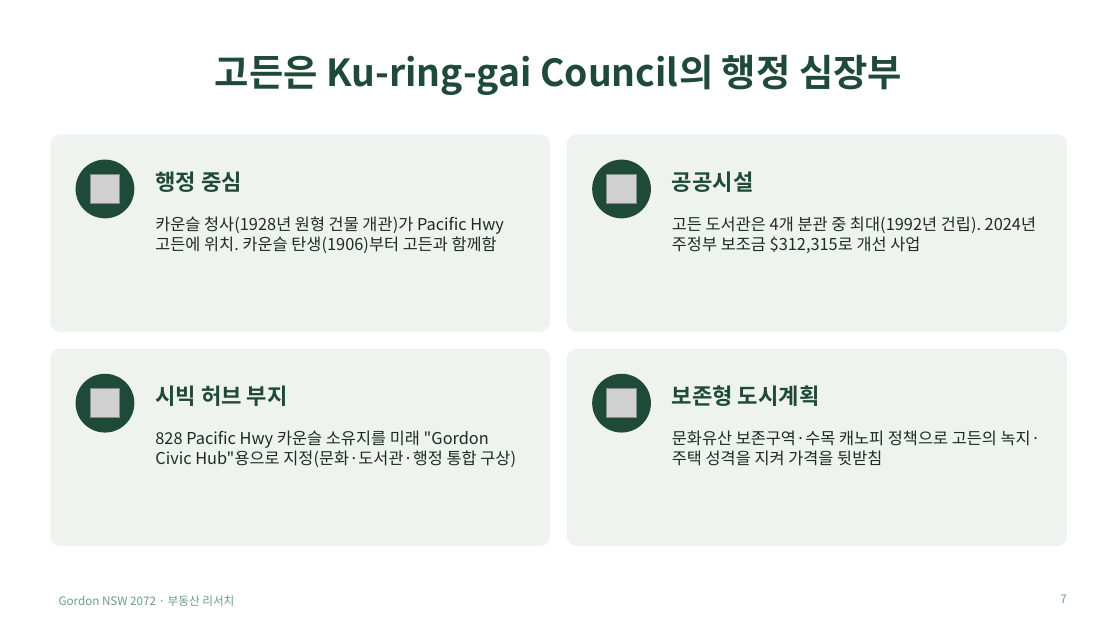
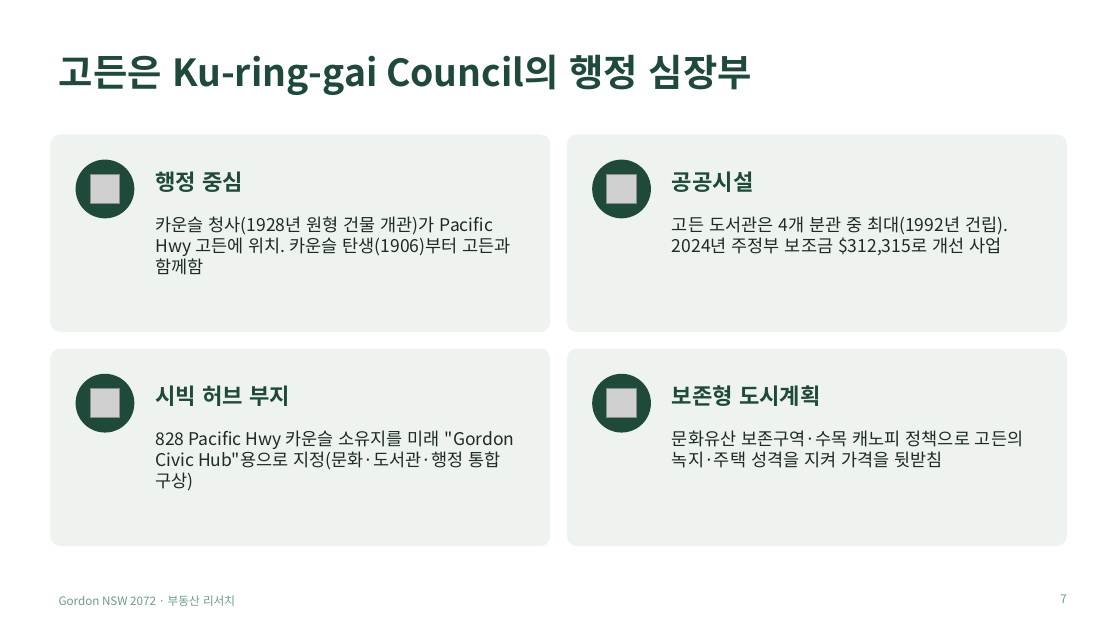
Before and after one commit to dlekrud105-cell/Mia, a slide deck: slide 7 of gordon/Gordon_부동산_분석.pptx. Drawn at 1120x630 pixels with LibreOffice and Linux fonts; fonts in the diff are those of the drawing; grey boxes stand for pictures. Boxes give left, top, right and bottom in pixels: in the first picture for what was removed or moved away, otherwise in the second. Text is boxed around its words. In the diff, an @@ line names an element or a change of style, - is before the commit and + after.

```diff
--- a/gordon/Gordon_부동산_분석.pptx
+++ b/gordon/Gordon_부동산_분석.pptx
@@ title "고든은 Ku-ring-gai Council의 행정 심장부" at [59, 54, 752, 95]: alignment centre to left @@
@@ size 14 to 15 pt in 4 elements at [155, 216, 510, 275], [672, 216, 1008, 255], [155, 430, 515, 491], [672, 430, 1023, 468] @@
```
Also in this commit, not shown: 12 other slides changed, 2 other files.
